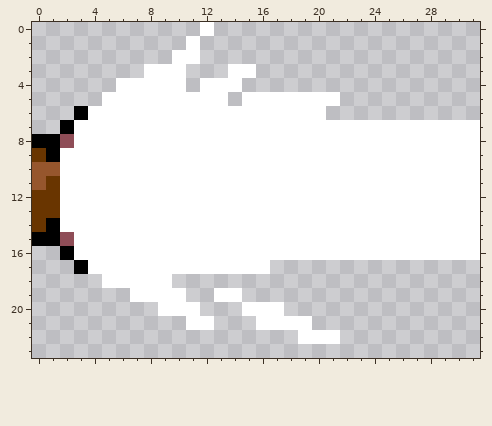
One commit to this pixel-art sprite: Graphics/Atlases/Gameplay/objects/StrawberryJam2021/brushLaserEmitter/blue/brush-a/brush-a-burst01.png. Above, as it was before the edit.
The file is 32x24 pixels.
After:
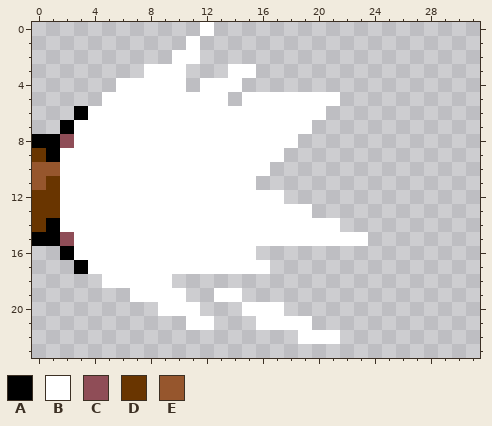
Palette (. is transparent): A #000000  B #ffffff  C #8f4d57  D #693500  E #96562d
The edit:
The edit erases colour B in row 7 at x 20 to 31; in row 8 at x 19 to 31; in row 9 at x 18 to 31; in row 10 at x 17 to 31; in row 11 at x 16 to 31; in row 12 at x 18 to 31.
The edit erases colour B in row 13 at x 20 to 31; in row 14 at x 22 to 31; in row 15 at x 24 to 31; in row 16 at x 16 to 31.
Changed places in both pictures, as pixel boxes (x1, y1, x2, y2):
erased: (256, 120, 480, 260)
